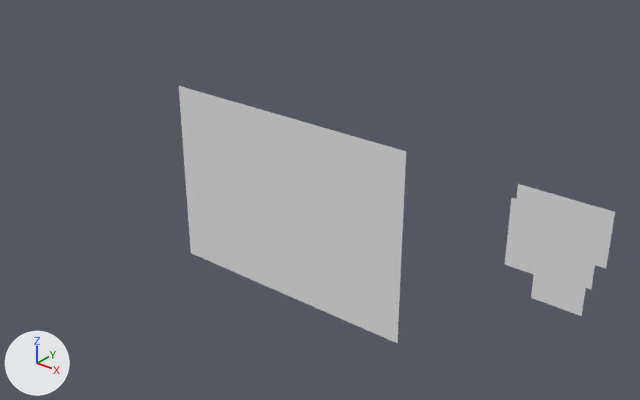
Two versions of the OBJ model Assets/Tiled2Unity/Meshes/mapa.obj, one commit apart.
Before and after are seen from a 50 mm lens placed at (14.3, -43.2, 21.4), pointed at (-22.9, 3.3, -7.5). The lights are fixed; the arrows at lower left show +X, +Y and +Z. Where no turn or scale is listed for an object, it has been applied to the vertices.

Names of what the first picture shows: 'mapa'.
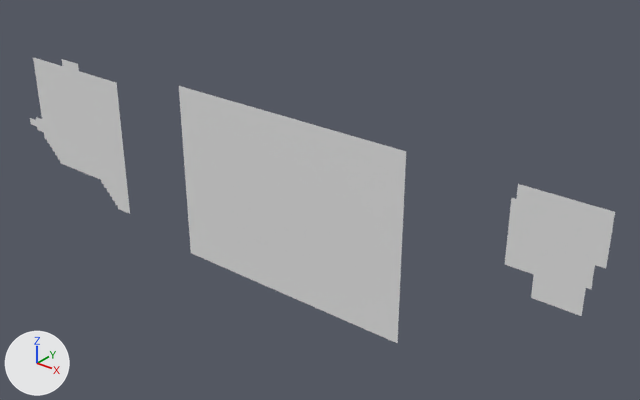
Boxes (x1, y1, x2, y2) around the edits, measured in the pictures (640 x 400 px):
'mapa', reshaped (34% wider, 11% taller): before (179, 86, 615, 343); after (30, 57, 615, 343)
part 1 of me_mapa, added: after (30, 57, 130, 214)

Diff of the bpy script that builds the scene:
```diff
--- a/Assets/Tiled2Unity/Meshes/mapa.obj.py
+++ b/Assets/Tiled2Unity/Meshes/mapa.obj.py
@@ me_mapa @@
 # used by ob_mapa; location = (0.0, 0.0, 0.0)
-me_mapa.from_pydata(...)  # 3389 vertices, 3237 faces; spans x -33.9..0.0, y 0.0, z -14.4..0.0
+me_mapa.from_pydata(...)  # 4587 vertices, 4354 faces; spans x -54.4..0.0, y 0.0, z -14.4..0.0
+# me_mapa part 1: a new loose piece of 1198 vertices spanning x -54.4..-41.3, y 0.0, z -13.1..-0.6
```
